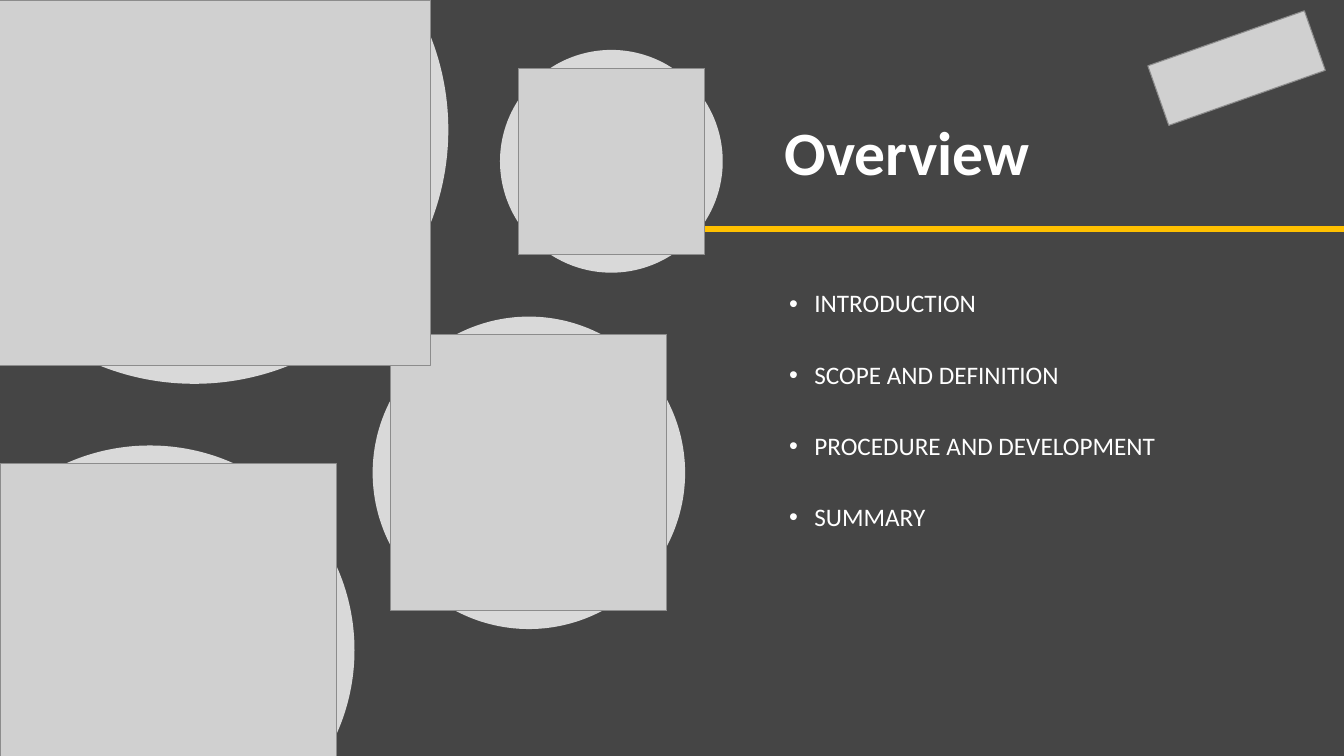
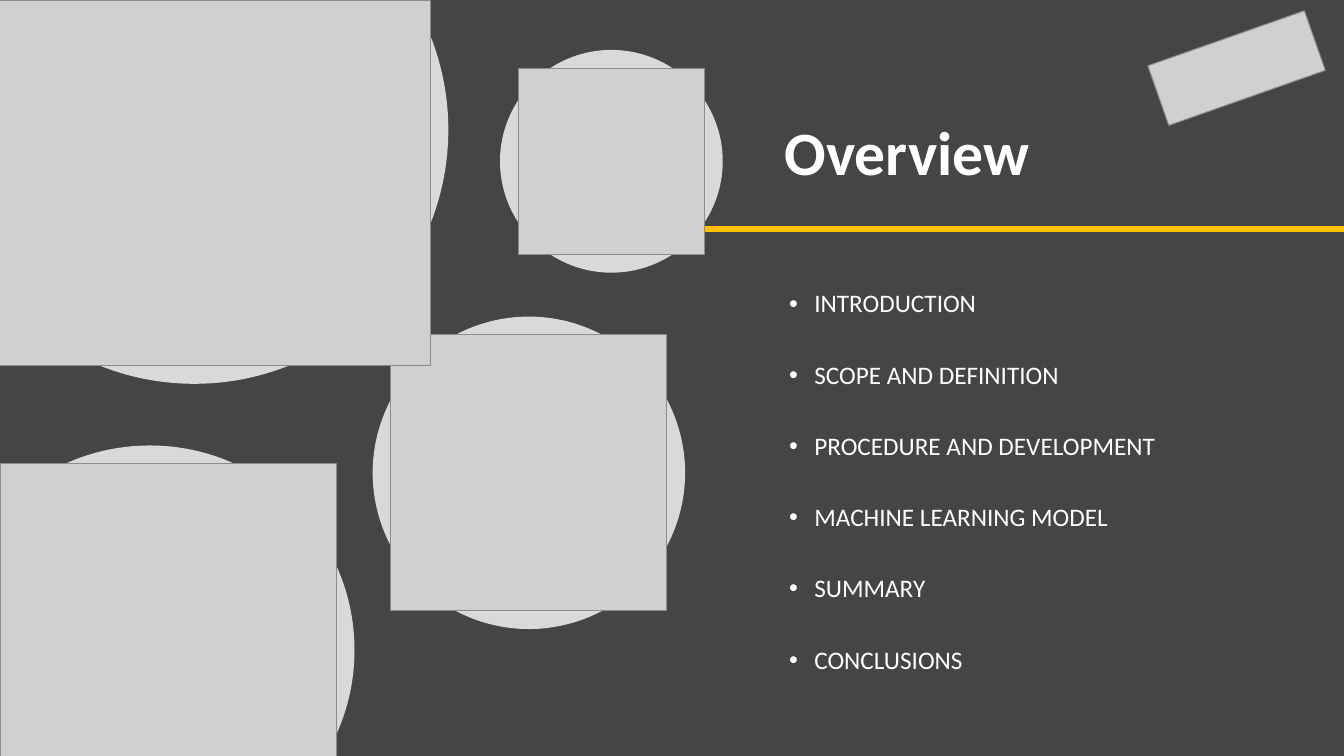
Before and after one commit to MrAshTag/Drone_Faults_Anomaly_Detection, a slide deck: slide 3 of Drone_Faults_and_Anomaly_detection.pptx. Drawn at 1344x756 pixels with LibreOffice and Linux fonts; fonts in the diff are those of the drawing; grey boxes stand for pictures. Boxes give left, top, right and bottom in pixels: in the first picture for what was removed or moved away, otherwise in the second. Text is boxed around its words. In the diff, an @@ line names an element or a change of style, - is before the commit and + after.

```diff
--- a/Drone_Faults_and_Anomaly_detection.pptx
+++ b/Drone_Faults_and_Anomaly_detection.pptx
@@ text at bbox=[814, 509, 1108, 526]: paragraph added @@
+• MACHINE LEARNING MODEL
@@ text at bbox=[814, 652, 962, 669]: paragraph added @@
+• CONCLUSIONS
```
Also in this commit, not shown: 6 other slides changed, 2 slides added.
